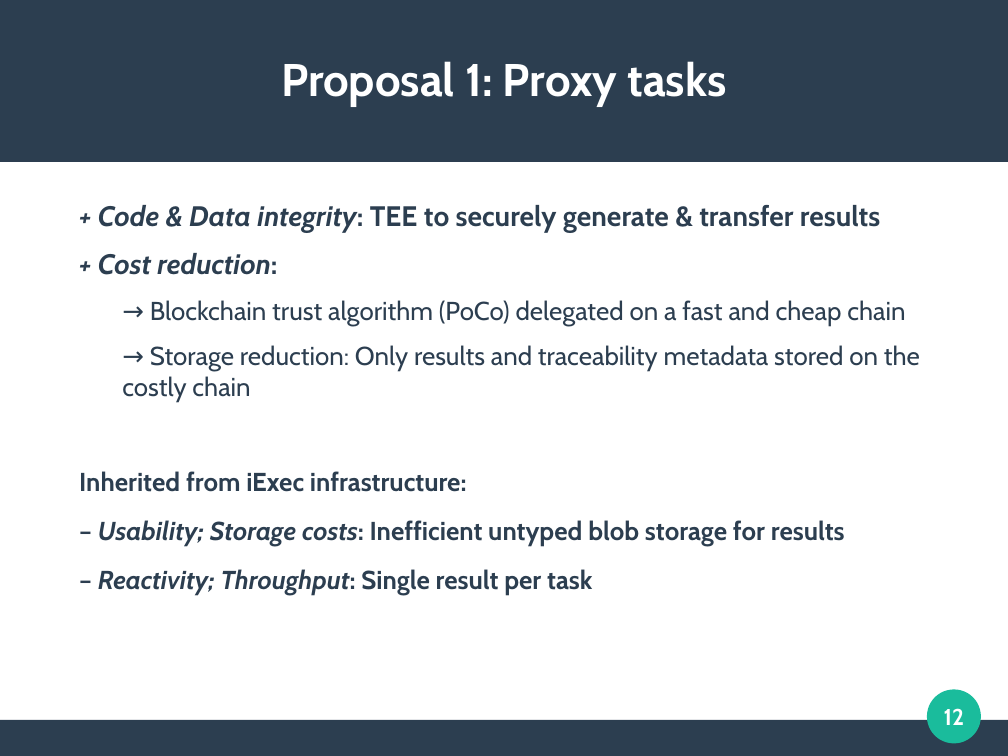
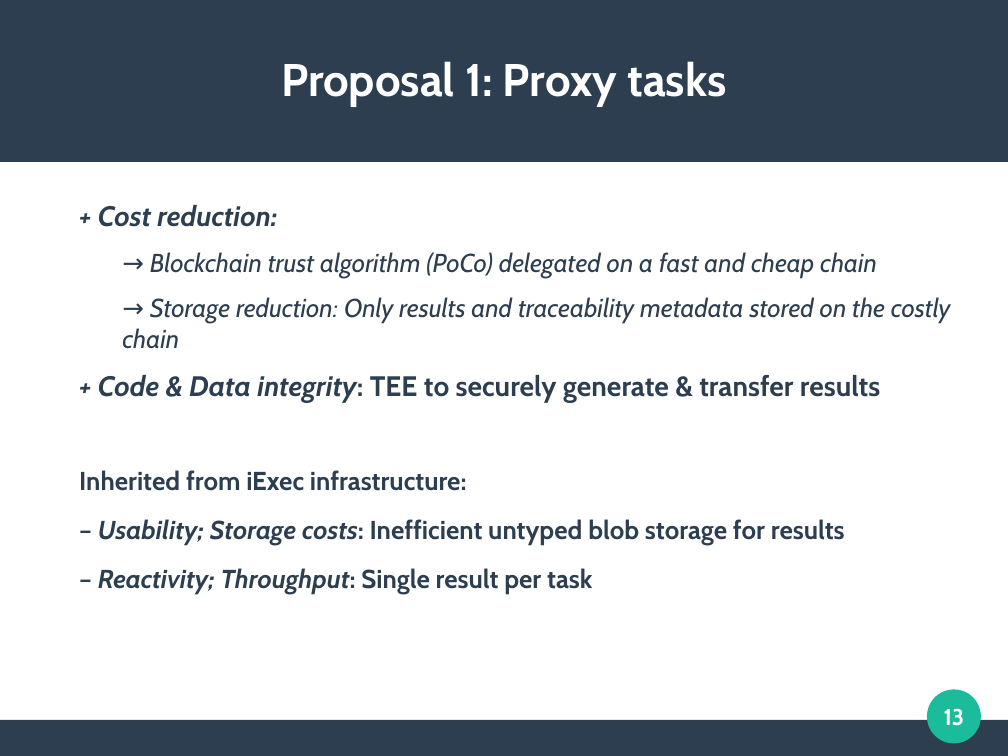
Before and after one commit to mbettinger/OT4-Lecture, a slide deck: slide 13 of Presentation - Cross-chain oracles with Decentralized computing.odp (slide 12 before the commit). Drawn at 1008x756 pixels with LibreOffice and Linux fonts; fonts in the diff are those of the drawing. Boxes give left, top, right and bottom in pixels: in the first picture for what was removed or moved away, otherwise in the second. Text is boxed around its words. In the diff, an @@ line names an element or a change of style, - is before the commit and + after.

```diff
--- a/Presentation - Cross-chain oracles with Decentralized computing.odp
+++ b/Presentation - Cross-chain oracles with Decentralized computing.odp
@@ text at bbox=[98, 205, 880, 232]: paragraph removed @@
-+ Code & Data integrity: TEE to securely generate & transfer results
@@ text at bbox=[98, 205, 951, 349]: italic on in "reduction:", "→ Blockchain trust algorithm (PoCo) delegated on ...", "→ Storage reduction: Only results and traceability ..." @@
@@ text at bbox=[98, 375, 880, 402]: paragraph added @@
++ Code & Data integrity: TEE to securely generate & transfer results
@@ page number at bbox=[944, 708, 965, 726]: text changed @@
-12
+13
```
Also in this commit, not shown: 7 other slides changed, 2 slides added, 16 other files.
